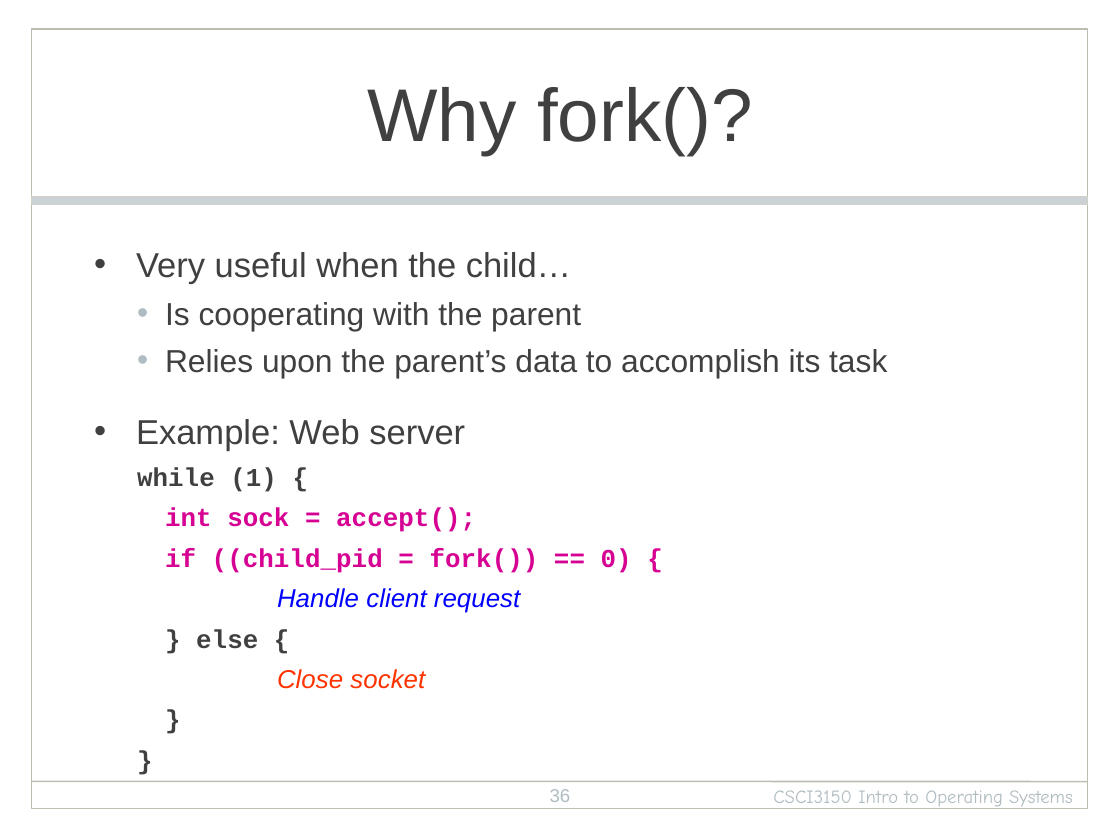
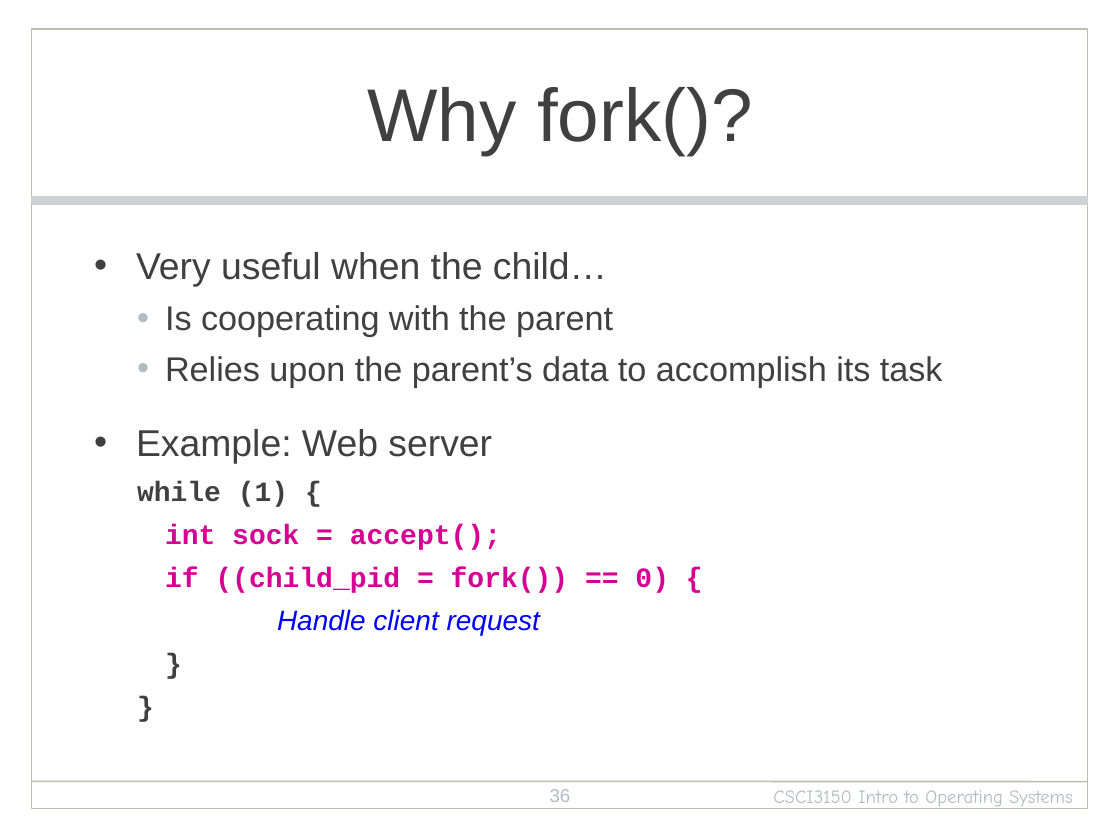
Before and after one commit to henryhxu/CSCI3150, a slide deck: slide 36 of lecture/lec3_processes.pptx. Drawn at 1120x840 pixels with LibreOffice and Linux fonts; fonts in the diff are those of the drawing; background and template pictures are left out. Boxes give left, top, right and bottom in pixels: in the first picture for what was removed or moved away, otherwise in the second. Text is boxed around its words. In the diff, an @@ line names an element or a change of style, - is before the commit and + after.

```diff
--- a/lecture/lec3_processes.pptx
+++ b/lecture/lec3_processes.pptx
@@ text "Very useful when the child…" at bbox=[136, 252, 943, 635]: size 22.2 to 24 pt in "Very useful when the child…", "Example: Web server"; size 20.4 to 22 pt in "Is cooperating with the parent", "Relies upon the parent’s data to accomplish ..."; size 16.6 to 18 pt in "while (1) {", "int sock = accept();", "if ((child_pid = fork()) == 0) {", "Handle client request" and 2 more places @@
@@ text at bbox=[196, 629, 425, 689]: paragraphs removed @@
-  } else {
-  Close socket
```
Also in this commit, not shown: 2 other slides changed, 2 slides added, 1 other file.
